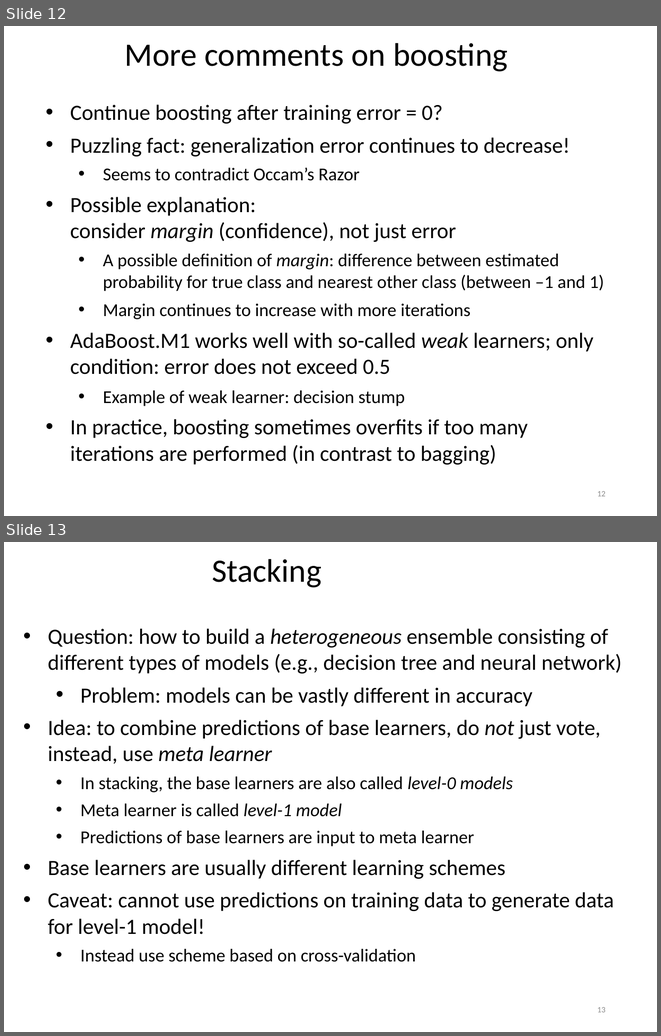
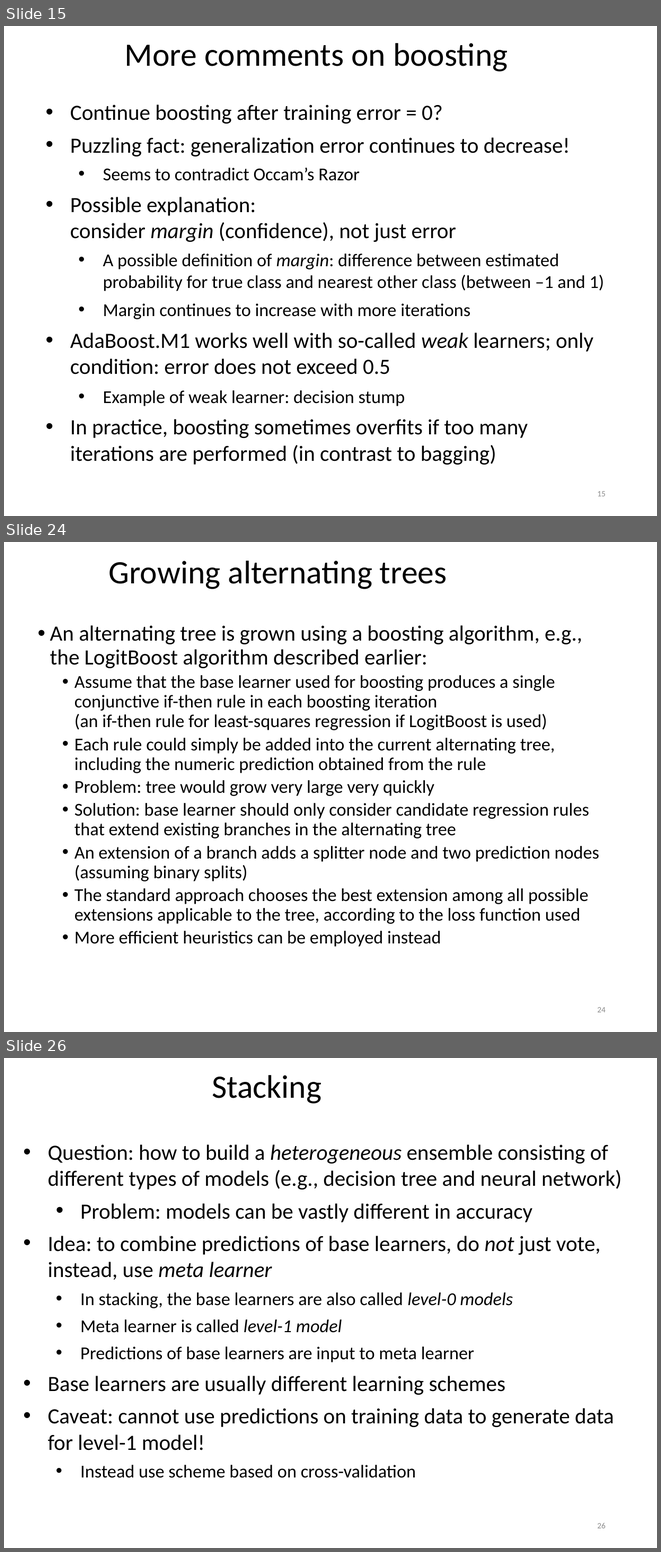
Before and after one commit to khaledmrasheed/khaledmrasheed.github.io, a slide deck: DMcourse/Chapter12.pptx. Shown one above the other, each under a label of ours: slides 12 and 13 before the commit, slides 15, 24 and 26 after it; the slides between them are not shown. The pictures are 661x1036 and 661x1552 pixels, drawn with LibreOffice and Linux fonts; fonts in the diff are those of the drawing. Boxes give left, top, right and bottom in pixels: in the first picture for what was removed or moved away, otherwise in the second. Text is boxed around its words. In the diff, an @@ line names an element or a change of style, - is before the commit and + after.

```diff
--- a/DMcourse/Chapter12.pptx
+++ b/DMcourse/Chapter12.pptx
@@ slide 24 added at (4,542,657,1032), background #FFFFFF @@
@@ title added at (109,561,447,589), 36 pt, text #000000 @@
+Growing alternating trees
@@ text added at (50,625,600,946), 20 pt, text #000000 @@
+• An alternating tree is grown using a boosting algorithm, e.g., the LogitBoost algorithm described earlier:
+  • Assume that the base learner used for boosting produces a single conjunctive if-then rule in each boosting iteration
+    (an if-then rule for least-squares regression if LogitBoost is used)
+  • Each rule could simply be added into the current alternating tree, including the numeric prediction obtained from the rule
+  • Problem: tree would grow very large very quickly
+  • Solution: base learner should only consider candidate regression rules that extend existing branches in the alternating tree
+  • An extension of a branch adds a splitter node and two prediction nodes (assuming binary splits)
+  • The standard approach chooses the best extension among all possible extensions applicable to the tree, according to the loss function used
+  • More efficient heuristics can be employed instead
@@ page number added at (597,1007,606,1012), 9 pt, text #8C8C8C @@
+24
@@ what was slide 12 is now slide 15 @@
@@ page number at (597,491,606,496): text changed @@
-12
+15
@@ what was slide 13 is now slide 26 @@
@@ page number at (597,1522,606,1528): text changed @@
-13
+26
```
Also in this commit, not shown: 3 slides changed, 12 other slides added.
